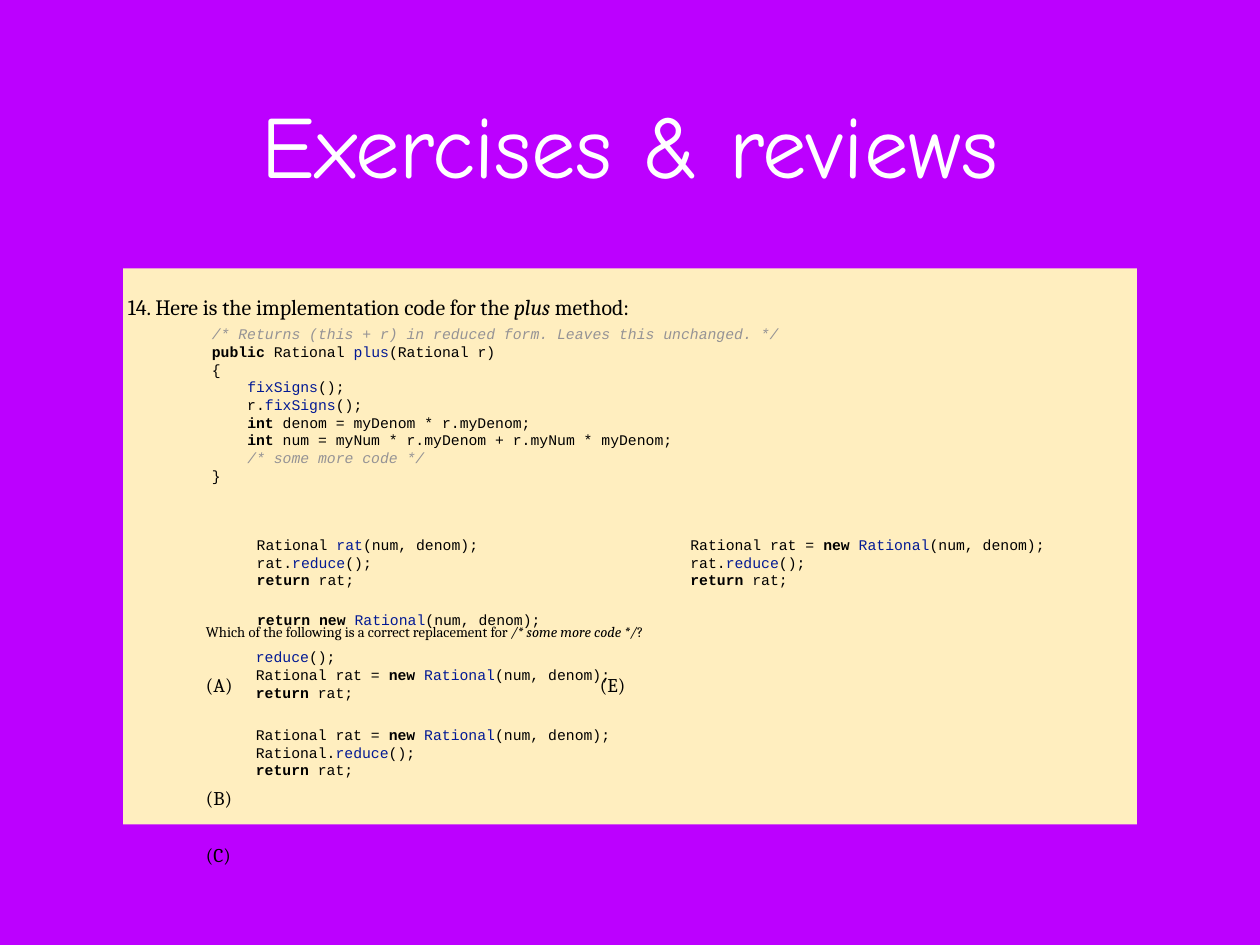
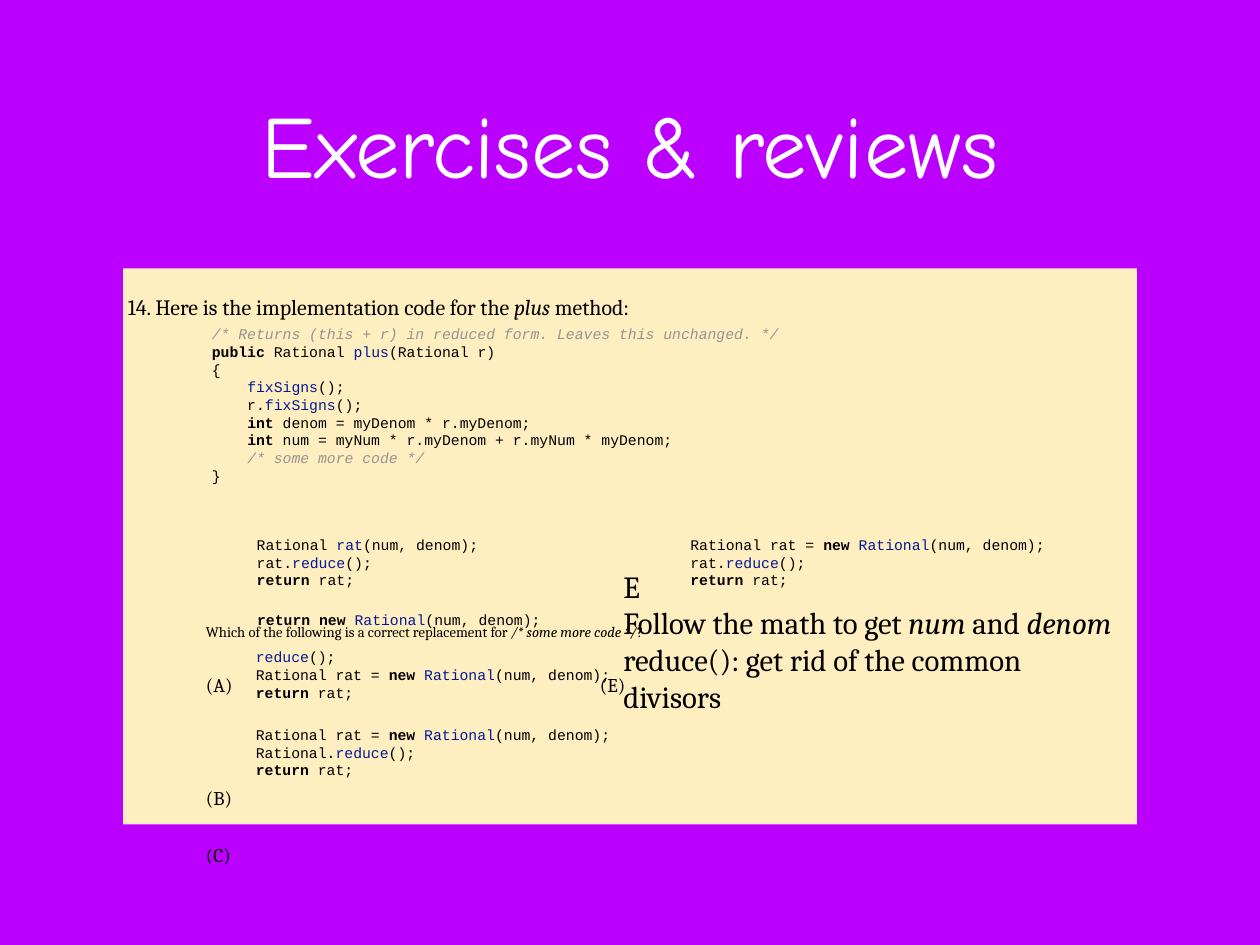
Before and after one commit to difficultcho/AP-A-2018.01.27--, a slide deck: slide 141 of AP计算机A-2018.01.27-张淼.pptx (slide 140 before the commit). Drawn at 1260x945 pixels with LibreOffice and Linux fonts; fonts in the diff are those of the drawing; background and template pictures are left out. Boxes give left, top, right and bottom in pixels: in the first picture for what was removed or moved away, otherwise in the second. Text is boxed around its words. In the diff, an @@ line names an element or a change of style, - is before the commit and + after.

```diff
--- a/AP计算机A-2018.01.27-张淼.pptx
+++ b/AP计算机A-2018.01.27-张淼.pptx
@@ text added at [623, 577, 1112, 709], 25 pt, text #000000 @@
+E
+Follow the math to get num and denom
+reduce(): get rid of the common divisors
```
Also in this commit, not shown: 25 other slides changed, 1 slide added.
